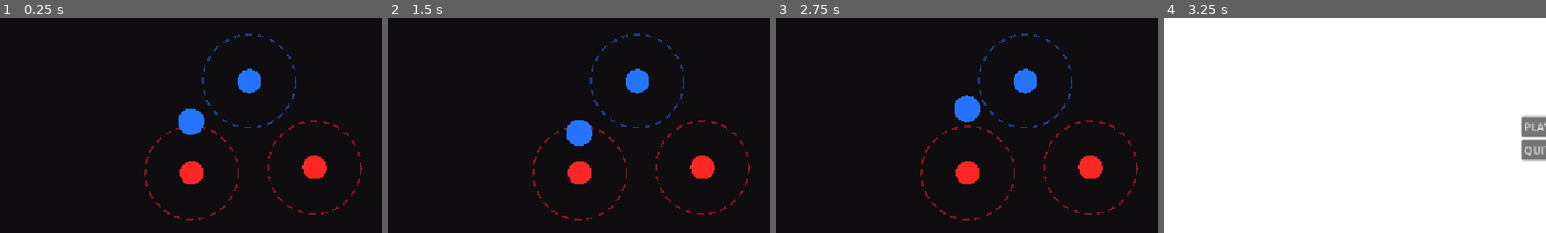
Above: before the commit, frames 1-4 (left to right).
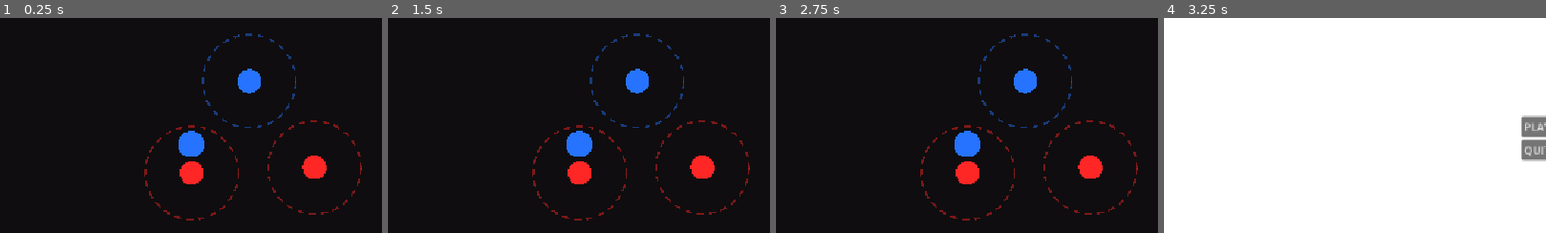
Above: after the commit, the same moments.

Repository: e-neuf/summer-summit-game-jam
Game: Godot game, scene res://levels/Level0.tscn
Same seed, same stepped clock (60 frames per second), same inputs: the game is played once before the commit and once after it. The engine's default icon, where the game draws it, is replaced by a stand-in: a white triangle on a blue panel in a dark square.
Inputs:
- Up to frame 1 (0.25 s): no input
- Up to frame 2 (1.5 s): click "RESTART" at 0.5 s; click "RESTART" at 1.25 s
- Up to frame 3 (2.75 s): click "RESTART" at 2 s
- Up to frame 4 (3.25 s): click "MAIN MENU" at 2.75 s
The pictures show only the part of the screen within x 1-51%, y 22-72%; the shares and areas given below are measured in that part.

The runs differ from the first frame. In frame 1, 1.2% of the frame differs, in the area x 46-54%, y 42-65%; in frame 2, 0.7%; in frame 3, 1.3%, in the area x 46-54%, y 36-65%; in frame 4, nothing differs.

Commit message:
fix repel and attract

Diff:
--- a/scripts/main_character.gd
+++ b/scripts/main_character.gd
@@ -47,26 +47,16 @@
 	$Label.modulate = _get_color()
 	queue_redraw()
 
-func attraction(m)-> void:
-	var target = m.global_position + Vector2(HOMING_LEAD, 0)
-	var to_target = target - global_position
-	var dist = max(to_target.length(), 1.0)
-	if(to_target==Vector2(0,0)):
-		Global.Current_Attraction=null
-	var target_vel = (to_target / dist) * HOMING_SPEED
-	print(target_vel)
-	velocity = velocity.lerp(target_vel, HOMING_RESPONSE)
-
 func _physics_process(delta: float) -> void:
 	if flip_cooldown > 0.0:
 		flip_cooldown -= delta
 
 	if Input.is_action_just_pressed("flip_polarity") and flip_cooldown <= 0.0:
-		#print(polarity);
 		polarity *= -1
-		#print(polarity);
 		flip_cooldown = FLIP_COOLDOWN
 		_update_visual()
+
+	var target_velocity = Vector2.ZERO
 
 	var nearest = null
 	var nearest_dist = INF
@@ -75,68 +65,34 @@
 		if not is_instance_valid(mag):
 			continue
 		else:
-			#print(mag.name)
-			#print(mag.polarity)
-			#print(polarity)
-			#print(interaction)
-			if(Global.Main_character.polarity==polarity):
+			if(mag.polarity==polarity):
+				print("Being repelled by %s" % mag.name)
 				var away = global_position - mag.global_position
 				var d = max(away.length(), 1.0)
 				var target_vel = (away / d) * REPEL_SPEED
-				velocity = velocity.lerp(target_vel, HOMING_RESPONSE)
-				#program a stop condition
-			elif(Global.Main_character.polarity!=polarity):
-				add_attract_mag(mag)
-				#for m in attract_mag_in_range:
-					#print(m.name)
-	if(Global.Current_Attraction!=null):
-		attraction(Global.Current_Attraction)
-	var size=magnets_in_range.size()
-	#print(size);
-	if(size==0):
-		velocity=Vector2(0,0);
-	#when the player clicks on the attract,you can get them to run the attract function, which is what manjari coded.
+				target_velocity += target_vel
 
-				#most likely means it is 1 -> should glow
-	#for m in magnets_in_range:
-		#if not is_instance_valid(m):
-			#continue
-		#var d = global_position.distance_to(m.global_position)
-		#if d < nearest_dist:
-			#nearest = m
-			#nearest_dist = d
-#
-	#var interaction = 0
-	#if nearest:
-		#interaction = -(nearest.polarity * polarity)  #+1 attract, -1 repel
-		#print(interaction);
-		#print(nearest.polarity);
-		#var passed: bool = (nearest.kind == nearest.Kind.POST or nearest.kind == nearest.Kind.GOAL) and global_position.x > nearest.global_position.x + PASSED_MARGIN
-		#if interaction == 1 and passed:
-			#interaction = 0
-#
-	var input_dir := Input.get_axis("move_left", "move_right")
-	if input_dir != 0.0:
-		velocity.x = move_toward(velocity.x, input_dir * MAX_SPEED, ACCEL * delta)
+	if (Global.Current_Attraction != null):
+		print("Being attracted by %s" % Global.Current_Attraction.name)
+		var to_target = Global.Current_Attraction.global_position - global_position
+		if (to_target.length() < 0.1):
+			print("No longer attracted to it")
+			Global.Current_Attraction = null
+			target_velocity = Vector2.ZERO
+			pass
+		var target_vel = to_target.normalized() * HOMING_SPEED
+		target_velocity += target_vel
+
+	if (target_velocity == Vector2.ZERO):
+		var input_dir := Input.get_axis("move_left", "move_right")
+		if input_dir != 0.0:
+			velocity.x = move_toward(velocity.x, input_dir * MAX_SPEED, ACCEL * delta)
+		else:
+			velocity.x = move_toward(velocity.x, 0.0, ACCEL * delta)
+
 	else:
-		velocity.x = move_toward(velocity.x, 0.0, ACCEL * delta)
-#
-	#if is_on_floor() and Input.is_action_just_pressed("jump"):
-		#velocity.y = JUMP_VELOCITY
-#
-	#if nearest and interaction == 1:
-		#var target = nearest.global_position + Vector2(HOMING_LEAD, 0)
-		#var to_target = target - global_position
-		#var dist = max(to_target.length(), 1.0)
-		#var target_vel = (to_target / dist) * HOMING_SPEED
-		#velocity = velocity.lerp(target_vel, HOMING_RESPONSE)
-	#elif nearest and interaction == -1:
-		#var away = global_position - nearest.global_position
-		#var d = max(away.length(), 1.0)
-		#var target_vel = (away / d) * REPEL_SPEED
-		#velocity = velocity.lerp(target_vel, HOMING_RESPONSE)
-	#else:
-		#velocity.y += GRAVITY * delta
+		print(target_velocity)
+		velocity = velocity.lerp(target_velocity, HOMING_RESPONSE)
 
 	move_and_slide()
 
